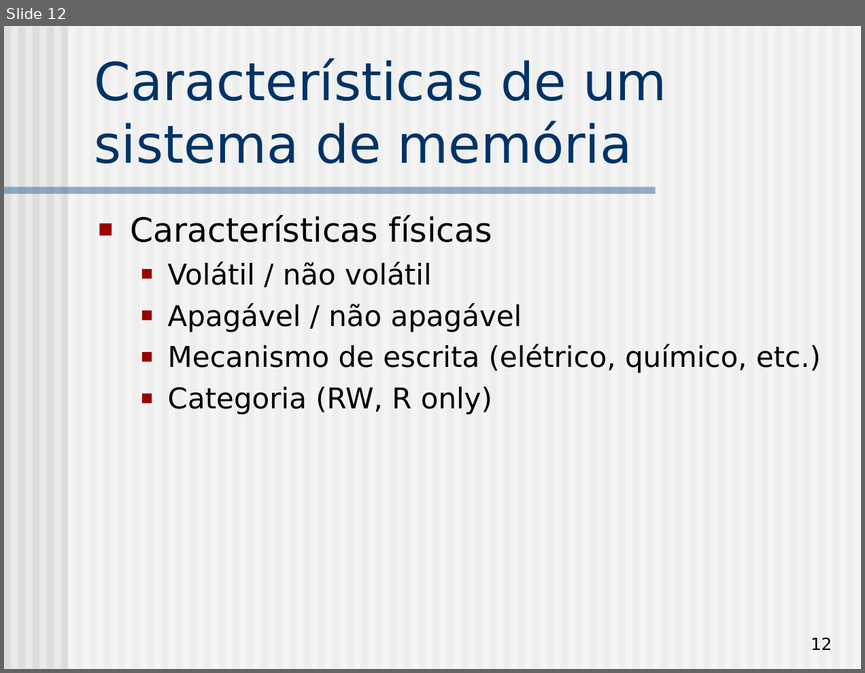
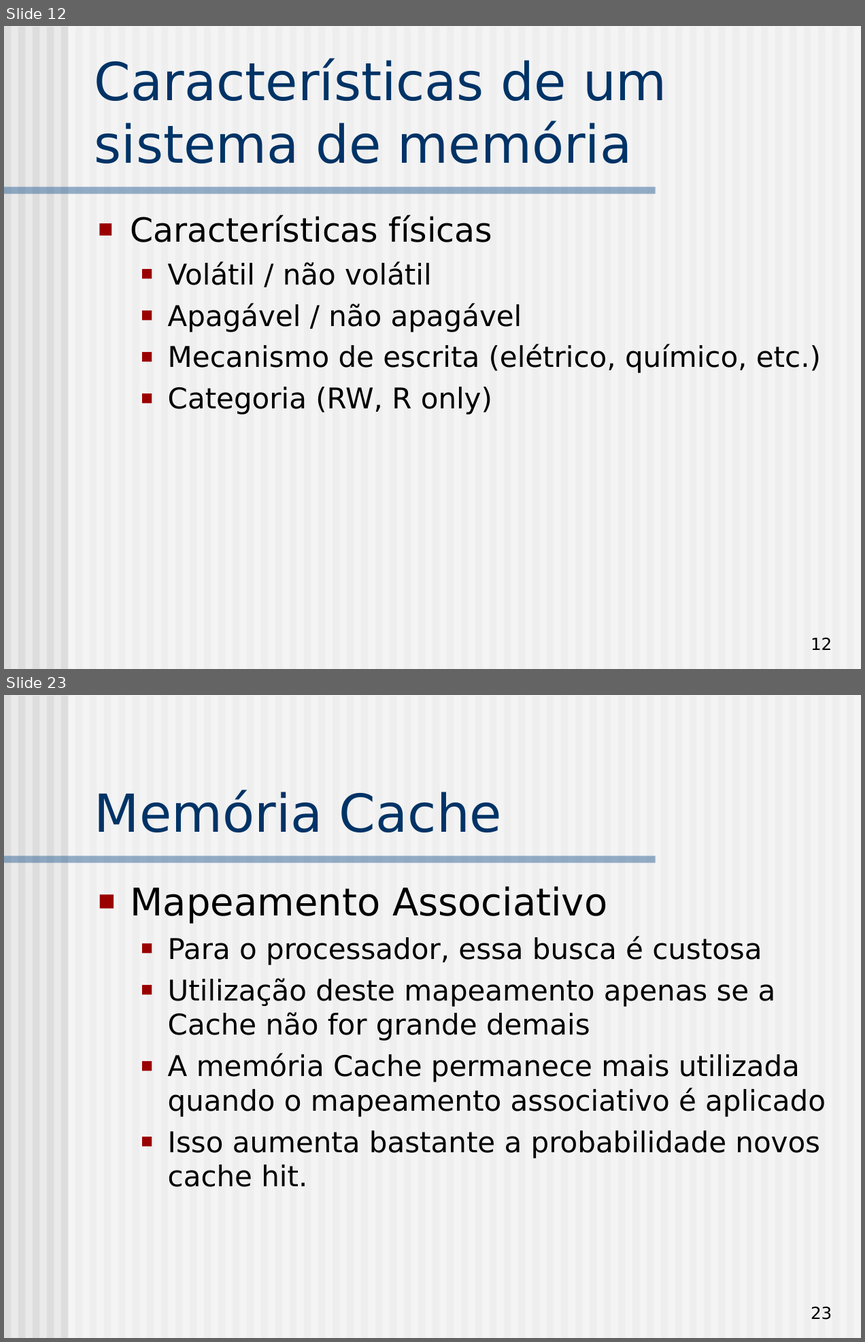
Before and after one commit to simoesusp/SSC0511-Organizacao-de-Computadores-Digitais, a slide deck: Memoria.ppt. Shown one above the other, each under a label of ours: slide 12 before the commit, slides 12 and 23 after it; the slides between them are not shown. The pictures are 865x673 and 865x1342 pixels, drawn with LibreOffice and Linux fonts; fonts in the diff are those of the drawing. Boxes give left, top, right and bottom in pixels: in the first picture for what was removed or moved away, otherwise in the second. Text is boxed around its words. In the diff, an @@ line names an element or a change of style, - is before the commit and + after.

```diff
--- a/Memoria.ppt
+++ b/Memoria.ppt
@@ slide 23 added at bbox=[4, 695, 861, 1338], background #EAEAEA; not listed: 62 template elements that a slide beside it also shows @@
@@ title added at bbox=[94, 790, 502, 832], 44 pt, text #003366 @@
+Memória Cache
@@ text added at bbox=[130, 886, 825, 1187], 24 pt, text #000000 @@
+■ Mapeamento Associativo
+  ■ Para o processador, essa busca é custosa
+  ■ Utilização deste mapeamento apenas se a Cache não for grande demais
+  ■ A memória Cache permanece mais utilizada quando o mapeamento associativo é aplicado
+  ■ Isso aumenta bastante a probabilidade novos cache hit.
@@ page number added at bbox=[810, 1306, 832, 1319], 14 pt, text #000000 @@
+23
```
Also in this commit, not shown: 1 slide changed, 13 other slides added.
